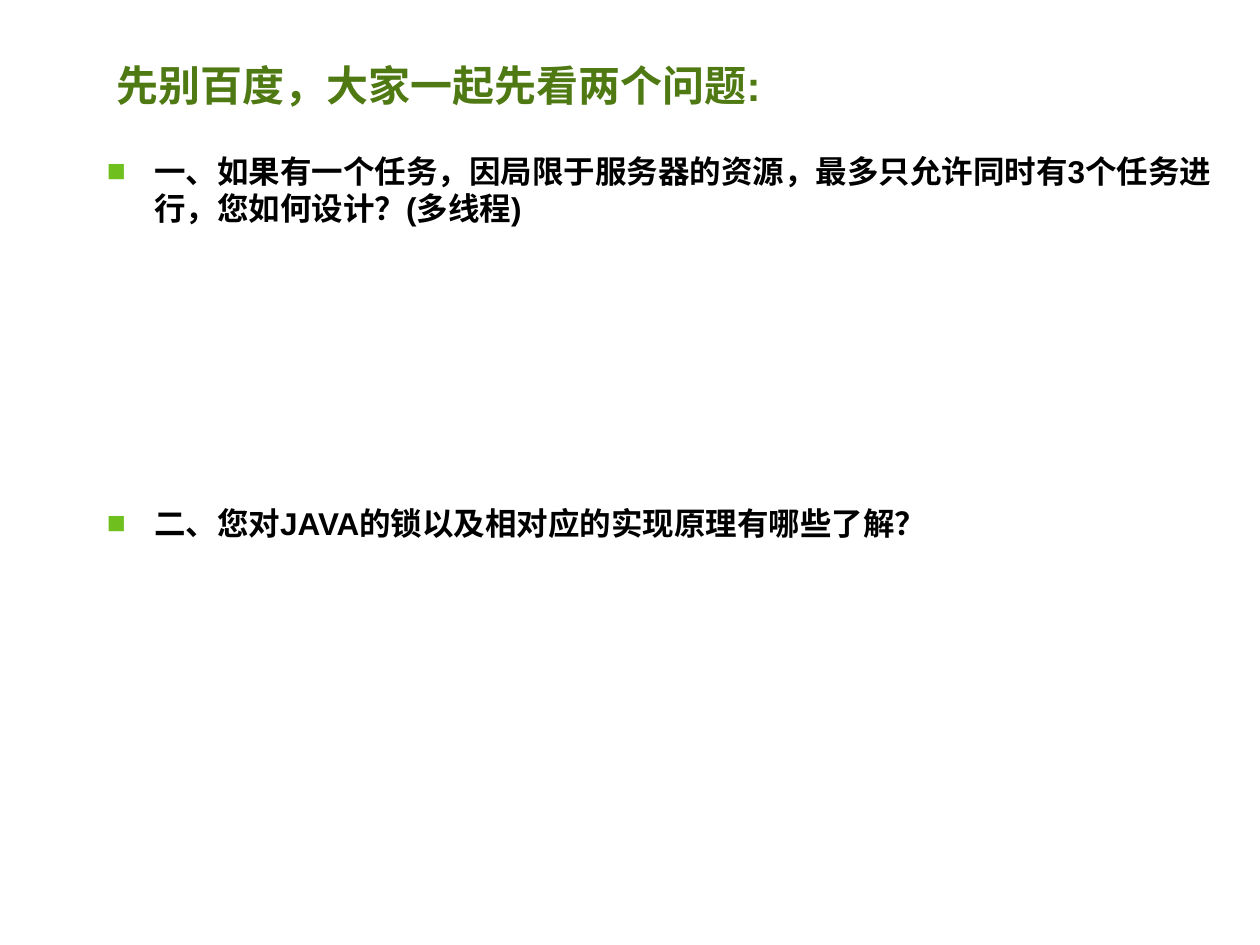
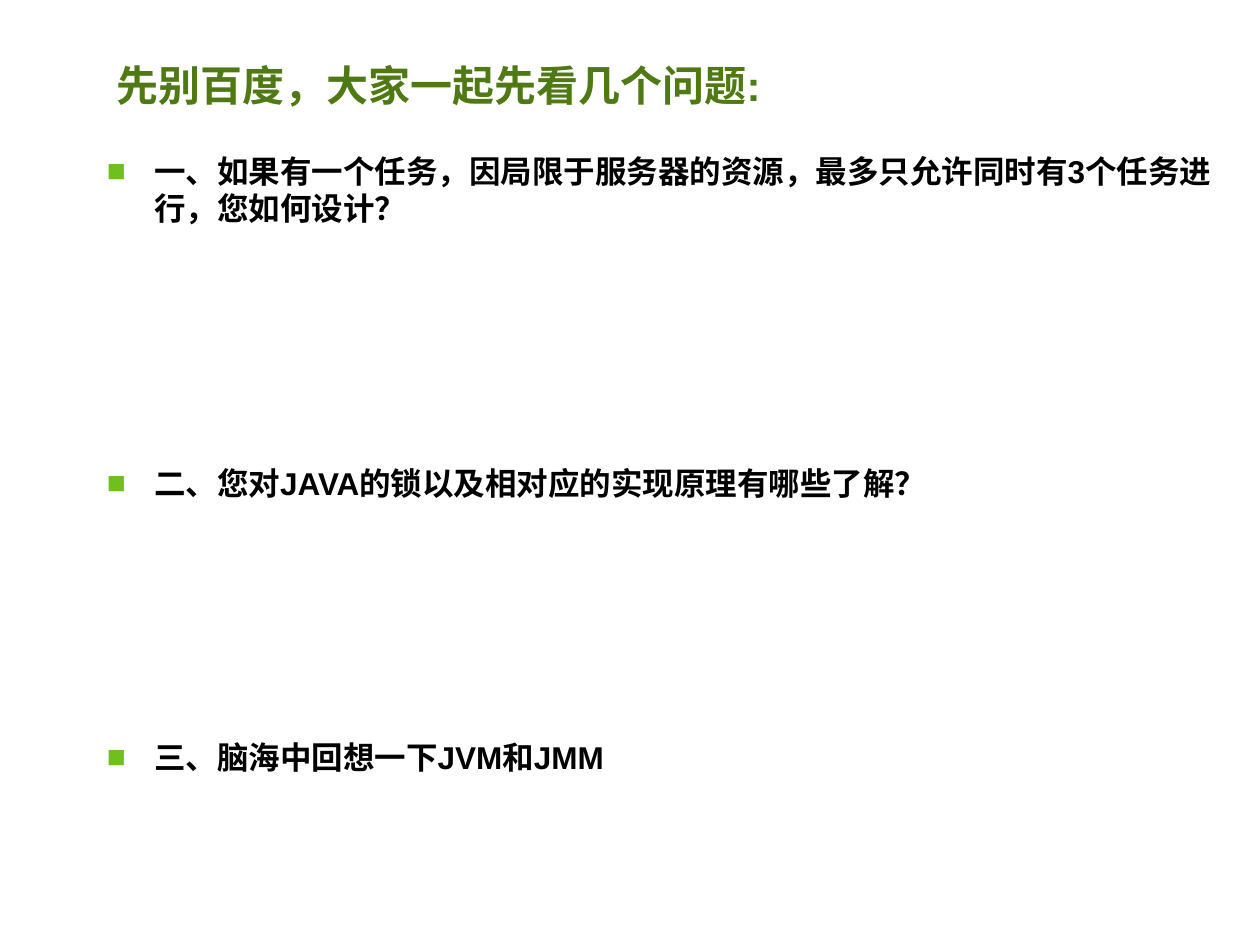
Before and after one commit to aj23pwt/AlgorithmsLearningRoad, a slide deck: slide 2 of 共同学习Java的锁.ppt. Drawn at 1260x945 pixels with LibreOffice and Linux fonts; fonts in the diff are those of the drawing; background and template pictures are left out. Boxes give left, top, right and bottom in pixels: in the first picture for what was removed or moved away, otherwise in the second. Text is boxed around its words. In the diff, an @@ line names an element or a change of style, - is before the commit and + after.

```diff
--- a/共同学习Java的锁.ppt
+++ b/共同学习Java的锁.ppt
@@ title at [117,65,761,107]: text changed @@
-先别百度，大家一起先看两个问题:
+先别百度，大家一起先看几个问题:
@@ text at [154,156,1211,225]: text changed @@
-■ 一、如果有一个任务，因局限于服务器的资源，最多只允许同时有3个任务进行，您如何设计？(多线程)
+■ 一、如果有一个任务，因局限于服务器的资源，最多只允许同时有3个任务进行，您如何设计？
@@ text at [154,742,604,772]: paragraph added @@
+■ 三、脑海中回想一下JVM和JMM
```
Also in this commit, not shown: 2 other slides changed, 13 slides added, 1 other file.
